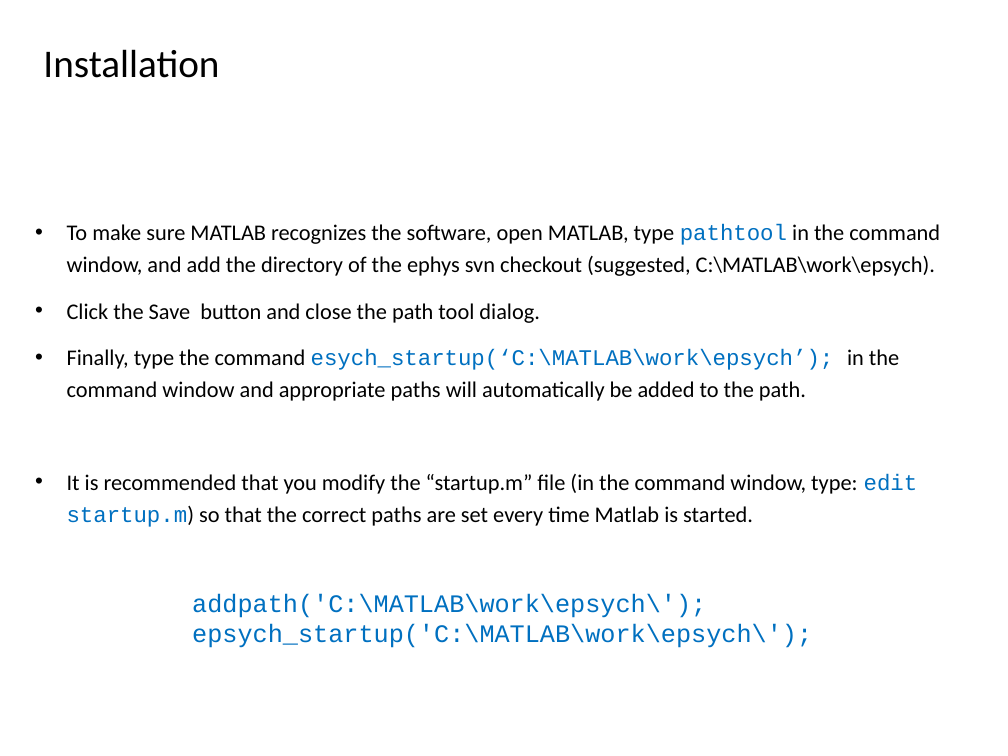
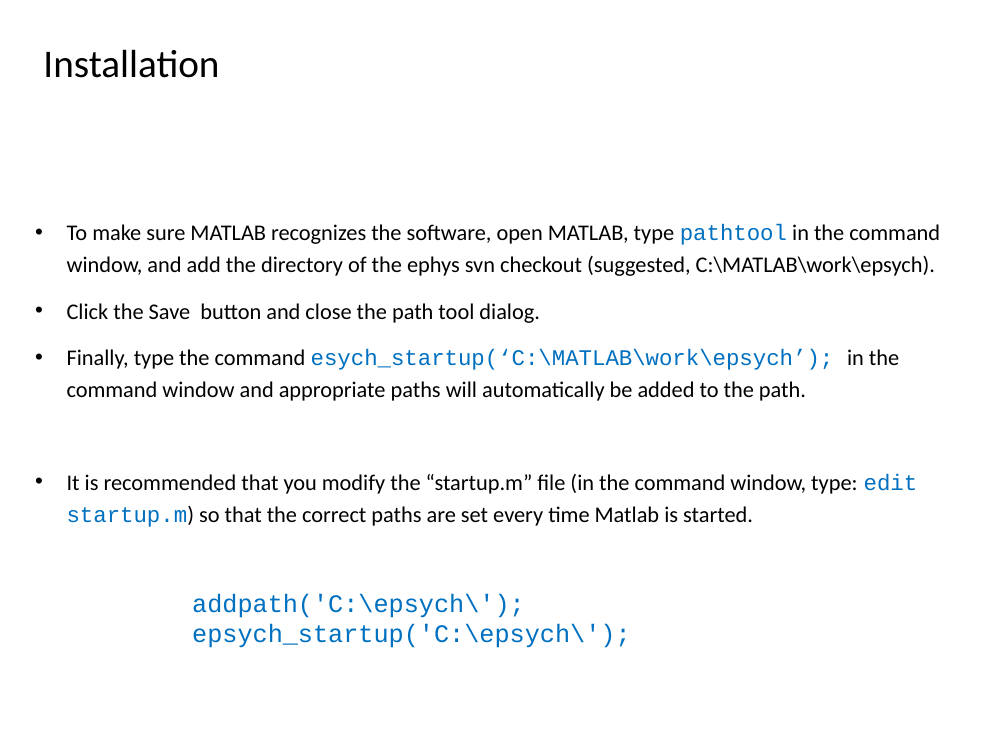
Before and after one commit to dstolz/epsych, a slide deck: slide 6 of trunk/Intro_to_ElectroPsych_Toolbox.pptx. Drawn at 1008x756 pixels with LibreOffice and Linux fonts; fonts in the diff are those of the drawing. Boxes give left, top, right and bottom in pixels: in the first picture for what was removed or moved away, otherwise in the second. Text is boxed around its words. In the diff, an @@ line names an element or a change of style, - is before the commit and + after.

```diff
--- a/trunk/Intro_to_ElectroPsych_Toolbox.pptx
+++ b/trunk/Intro_to_ElectroPsych_Toolbox.pptx
@@ text at bbox=[192, 593, 631, 648]: text changed @@
-addpath('C:\MATLAB\work\epsych\');
-epsych_startup('C:\MATLAB\work\epsych\');
+addpath('C:\epsych\');
+epsych_startup('C:\epsych\');
```
Also in this commit, not shown: 1 other slide changed, 14 other files.
